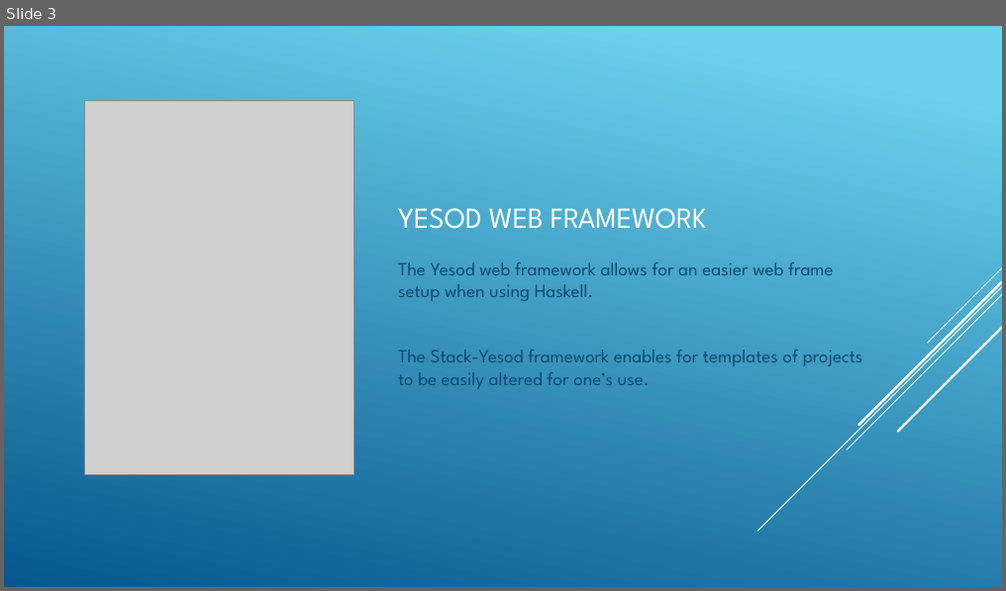
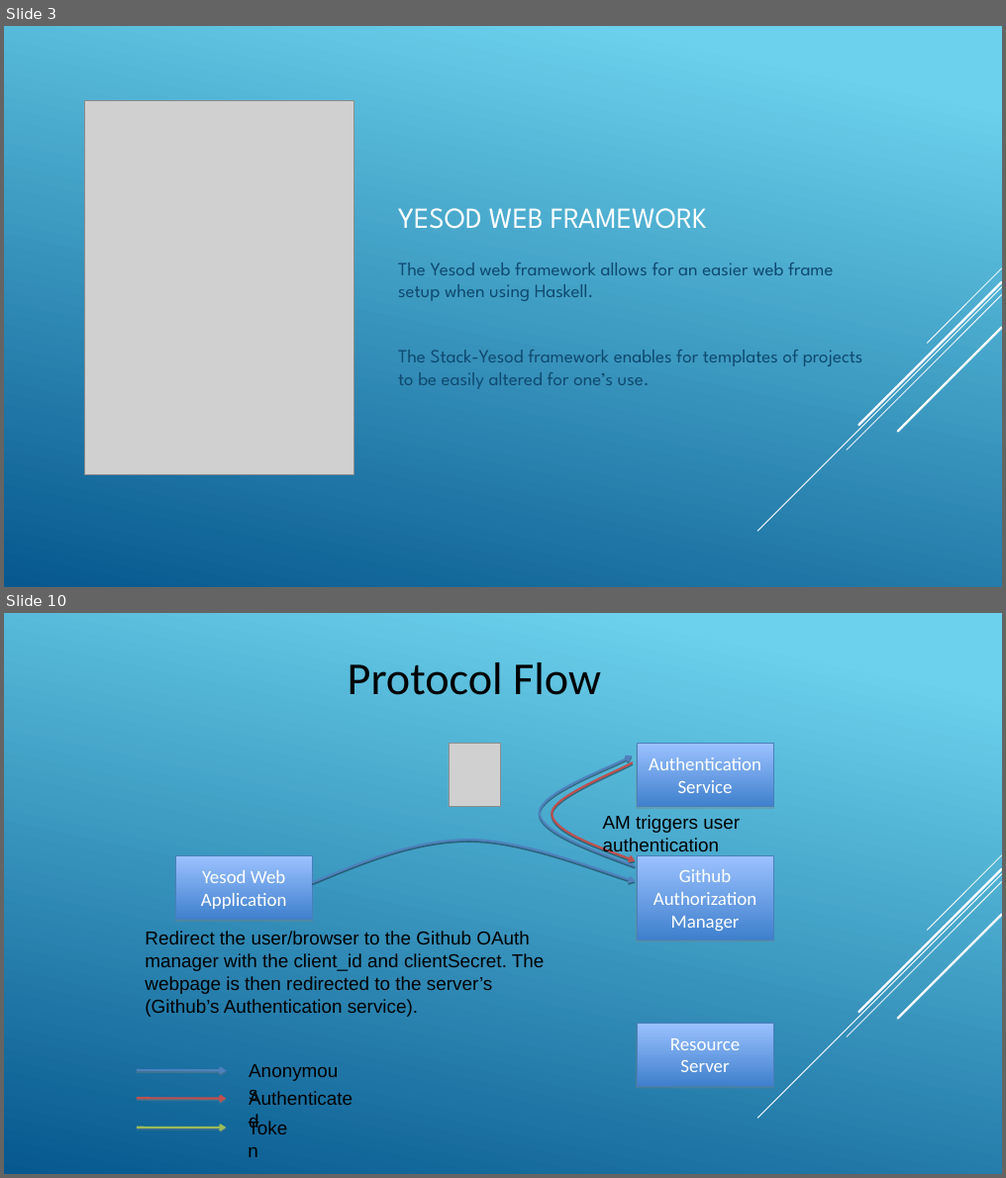
Before and after one commit to sftcd/cs7053, a slide deck: 2016lectures/GitHub OAUth2.pptx. Shown one above the other, each under a label of ours: slide 3 before the commit, slides 3 and 10 after it; the slides between them are not shown. The pictures are 1006x591 and 1006x1178 pixels, drawn with LibreOffice and Linux fonts; fonts in the diff are those of the drawing; grey boxes stand for pictures. Boxes give left, top, right and bottom in pixels: in the first picture for what was removed or moved away, otherwise in the second. Text is boxed around its words. In the diff, an @@ line names an element or a change of style, - is before the commit and + after.

Commit message:
Updated Github OAuth2 slides and moved name from READme to slide deck.

```diff
--- a/2016lectures/GitHub OAUth2.pptx
+++ b/2016lectures/GitHub OAUth2.pptx
@@ slide 10 added at [4,613,1002,1174], background gradient #6ED2EB to #06588E; not listed: 5 template elements that a slide beside it also shows @@
@@ text added at [348,663,601,695], 44 pt, text #000000 @@
+Protocol Flow
@@ picture added at [449,744,500,807] @@
@@ freeform shape added at [540,756,635,866], outline #4F81BD 2.01 pt @@
@@ rectangle added at [637,744,773,807], fill gradient #9BC1FF to #3F80CD, outline #4A7EBB 0.74 pt, 18 pt, text #FFFFFF @@
+Authentication Service
@@ freeform shape added at [552,762,636,861], outline #C0504D 2.01 pt @@
@@ text added at [603,815,740,856], 18 pt, text #000000 @@
+AM triggers user authentication
@@ freeform shape added at [313,840,635,883], outline #4F81BD 2.01 pt @@
@@ rectangle added at [175,857,313,920], fill gradient #9BC1FF to #3F80CD, outline #4A7EBB 0.74 pt, 18 pt, text #FFFFFF @@
+Yesod Web Application
@@ rectangle added at [637,857,773,940], fill gradient #9BC1FF to #3F80CD, outline #4A7EBB 0.74 pt, 18 pt, text #FFFFFF @@
+Github
+Authorization Manager
@@ text added at [145,931,545,1017], 18 pt, text #000000 @@
+Redirect the user/browser to the Github OAuth manager with the client_id and clientSecret. The webpage is then redirected to the server’s (Github’s Authentication service).
@@ rectangle added at [637,1023,773,1087], fill gradient #9BC1FF to #3F80CD, outline #4A7EBB 0.74 pt, 18 pt, text #FFFFFF @@
+Resource Server
@@ text added at [242,1056,354,1085], 18 pt, text #000000 @@
+Anonymous
@@ arrow added from (138, 1070) to (227, 1071), #4F81BD 2.01 pt @@
@@ text added at [242,1083,370,1113], 18 pt, text #000000 @@
+Authenticated
@@ arrow added from (138, 1099) to (227, 1099), #C0504D 2.01 pt @@
@@ text added at [241,1113,305,1143], 18 pt, text #000000 @@
+Token
@@ arrow added from (138, 1128) to (227, 1128), #9BBB59 2.01 pt @@
```
Also in this commit, not shown: 7 slides changed, 6 other slides added, 1 other file.
